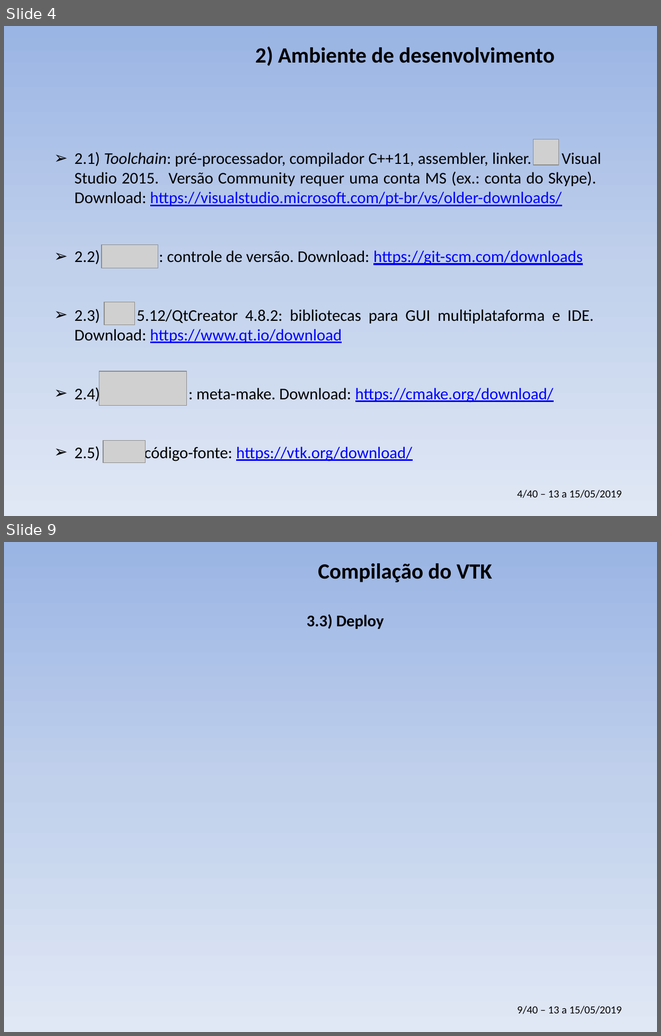
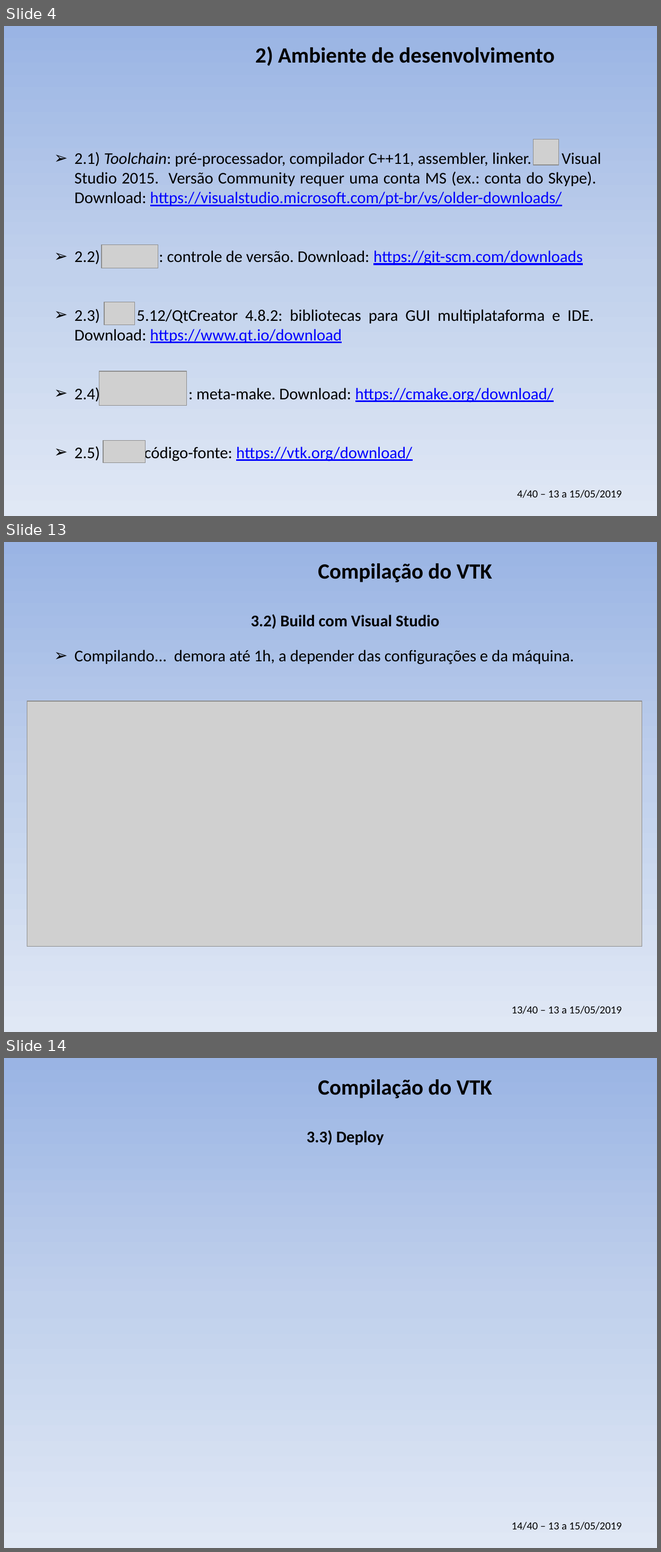
Before and after one commit to PauloCarvalhoRJ/cursoVTKgeo, a slide deck: aulas_3dias/slides_3dias.pptx. Shown one above the other, each under a label of ours: slides 4 and 9 before the commit, slides 4, 13 and 14 after it; the slides between them are not shown. The pictures are 661x1036 and 661x1552 pixels, drawn with LibreOffice and Linux fonts; fonts in the diff are those of the drawing; grey boxes stand for pictures; background and template pictures are left out. Boxes give left, top, right and bottom in pixels: in the first picture for what was removed or moved away, otherwise in the second. Text is boxed around its words. In the diff, an @@ line names an element or a change of style, - is before the commit and + after.

```diff
--- a/aulas_3dias/slides_3dias.pptx
+++ b/aulas_3dias/slides_3dias.pptx
@@ slide 13 added at bbox=[4, 542, 657, 1032], background gradient #9AB5E4 to #C2D1ED to #E1E8F5; not listed: 1 template element that a slide beside it also shows @@
@@ title added at bbox=[318, 563, 492, 582], 24 pt, text #000000, bold @@
+Compilação do VTK
@@ text added at bbox=[251, 614, 439, 629], 18 pt, text #000000, bold @@
+3.2) Build com Visual Studio
@@ text added at bbox=[74, 650, 574, 664], 18 pt, text #000000 @@
+➢ Compilando... demora até 1h, a depender das configurações e da máquina.
@@ picture added at bbox=[27, 702, 642, 947] @@
@@ what was slide 9 is now slide 14 @@
@@ text at bbox=[512, 1521, 621, 1530]: text changed @@
-9/40 – 13 a 15/05/2019
+14/40 – 13 a 15/05/2019
```
Also in this commit, not shown: 4 slides changed, 4 other slides added.
